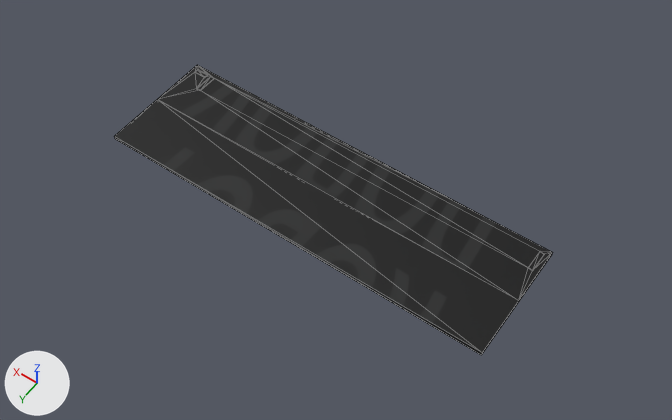
The COLLADA model cup_table/meshes/CAD/table.dae, before and after one commit.
One viewpoint serves both versions: a 50 mm lens placed at (-0.398, 0.532, 0.818), pointed at (-0.021, 0.004, -0.012). Lighting does not change. The marker at lower left points along +X, +Y and +Z. Mesh edges are drawn as thin lines. Where no turn or scale is listed for an object, it has been applied to the vertices.

The first picture shows 'Table'.
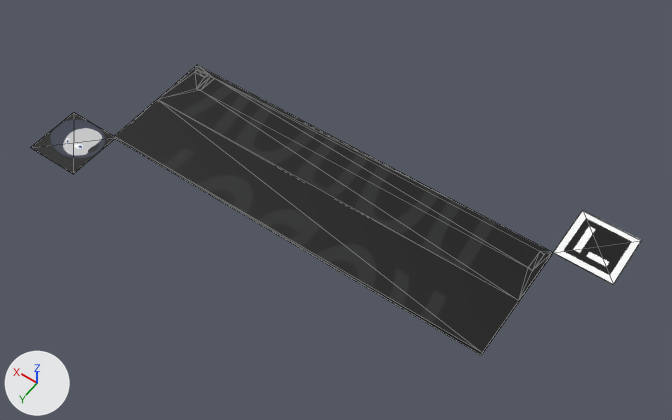
Commit message: with aruco marker on the table

What changed in the scene script:
```text
Add img_aruco_1_png:
    img_aruco_1_png = load_image('aruco_1.png', 'aruco_1.png', 900, 900, 'sRGB')
Add mat_material_001_001:
    mat_material_001_001 = principled_material('Material_001_001')
    mat_material_001_001.texture = img_aruco_1_png
    mat_material_001_001.roughness = 0.44
Add me_cube_002:
    me_cube_002.from_pydata(...)  # a box spanning x -0.035..0.035, y -0.035..0.035, z -0.0005..0.0005
    me_cube_002.materials.append(mat_material_001_001)  # picture img_aruco_1_png
Add me_cube_001:
    me_cube_001.from_pydata(...)  # a box spanning x -0.035..0.035, y -0.035..0.035, z -0.0005..0.0005
    me_cube_001.materials.append(mat_material)  # picture img_roboylogo_png
Add ob_cube_001:
    ob_cube_001 = bpy.data.objects.new('Cube_001', me_cube_002)
    ob_cube_001.location = (-0.2856, -0.1106, 0.002)
Add ob_cube:
    ob_cube = bpy.data.objects.new('Cube', me_cube_001)
    ob_cube.location = (0.2827, 0.1095, 0.0014)
```

Where the change shows, as pixel boxes (x1, y1, x2, y2) in the pictures (672 x 420 px):
'Cube_001', added: after (553, 211, 641, 284)
'Cube', added: after (31, 112, 116, 174)
